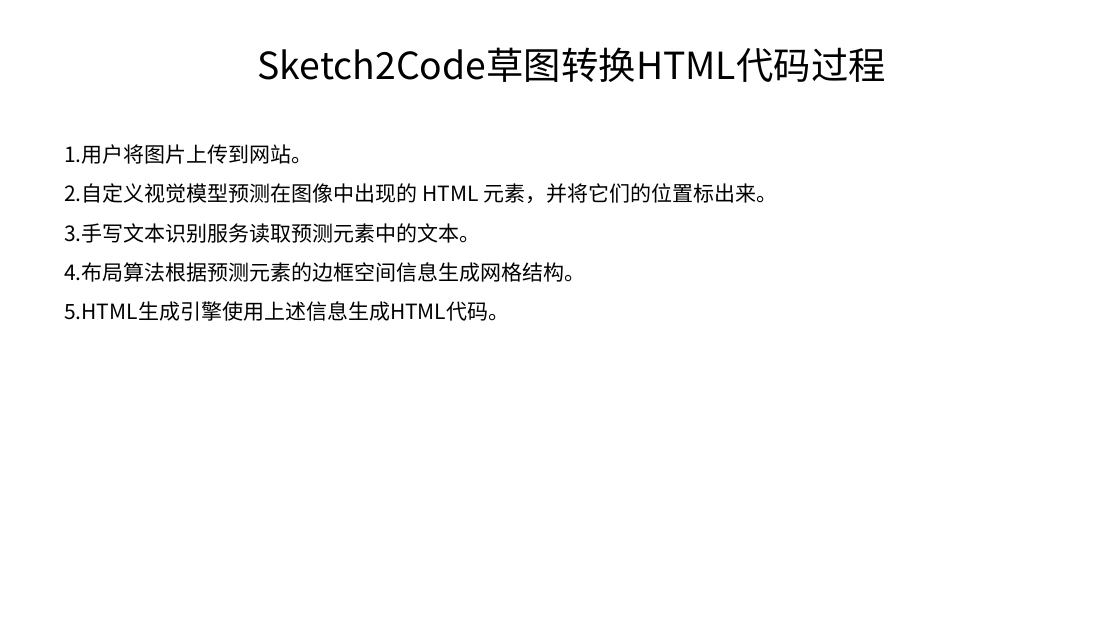
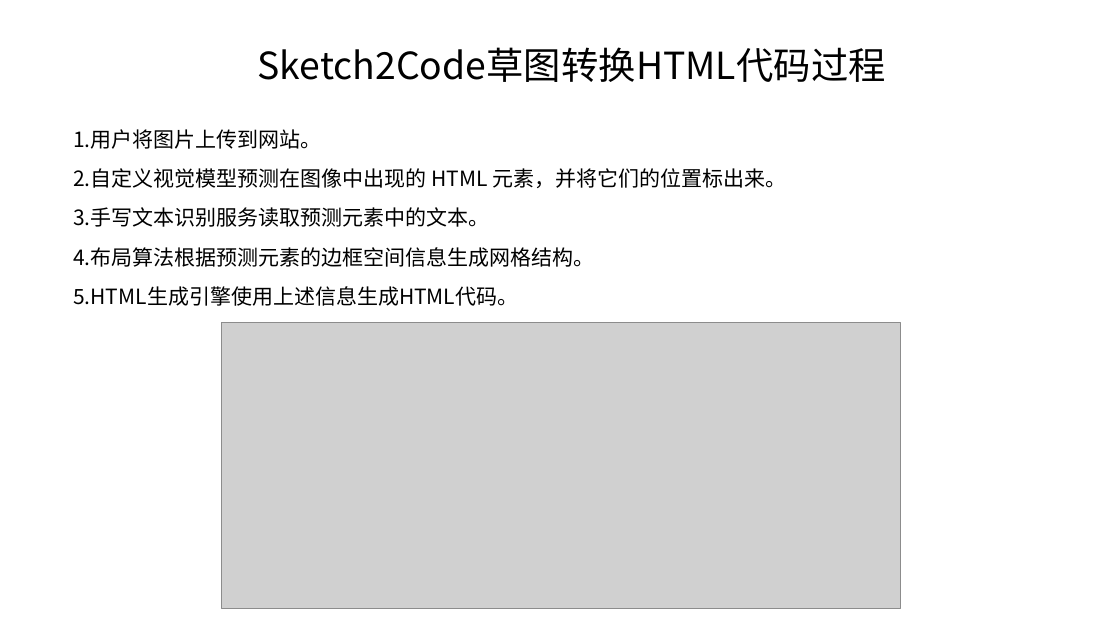
Before and after one commit to TJUGraphics/mseh, a slide deck: slide 1 of 现代软工.pptx. Drawn at 1120x630 pixels with LibreOffice and Linux fonts; fonts in the diff are those of the drawing; grey boxes stand for pictures. Boxes give left, top, right and bottom in pixels: in the first picture for what was removed or moved away, otherwise in the second. Text is boxed around its words. In the diff, an @@ line names an element or a change of style, - is before the commit and + after.

Commit message:
add image to show the flow

```diff
--- a/现代软工.pptx
+++ b/现代软工.pptx
@@ text "1.用户将图片上传到网站。": place and size @@
-text "1.用户将图片上传到网站。" at bbox=[64, 144, 777, 321]
+text "1.用户将图片上传到网站。" at bbox=[73, 129, 786, 306]
@@ picture added at bbox=[222, 322, 901, 608] @@
```
